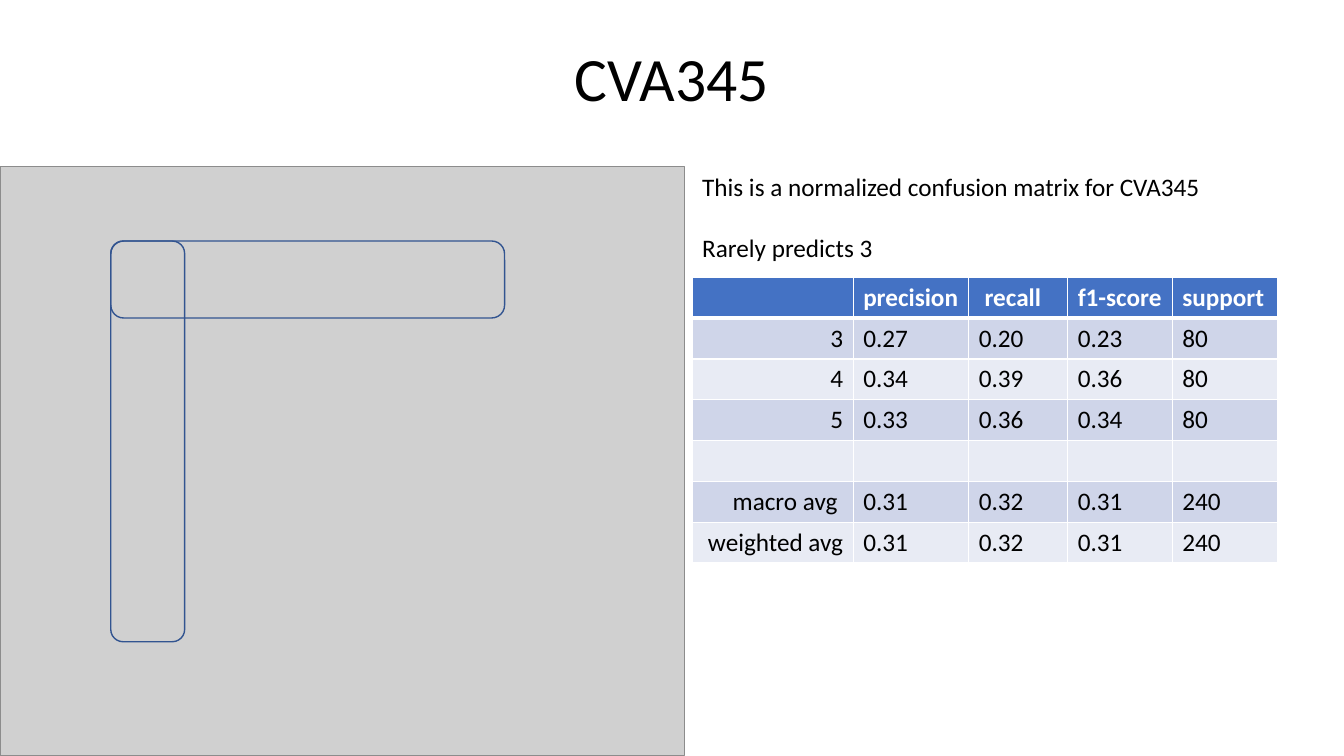
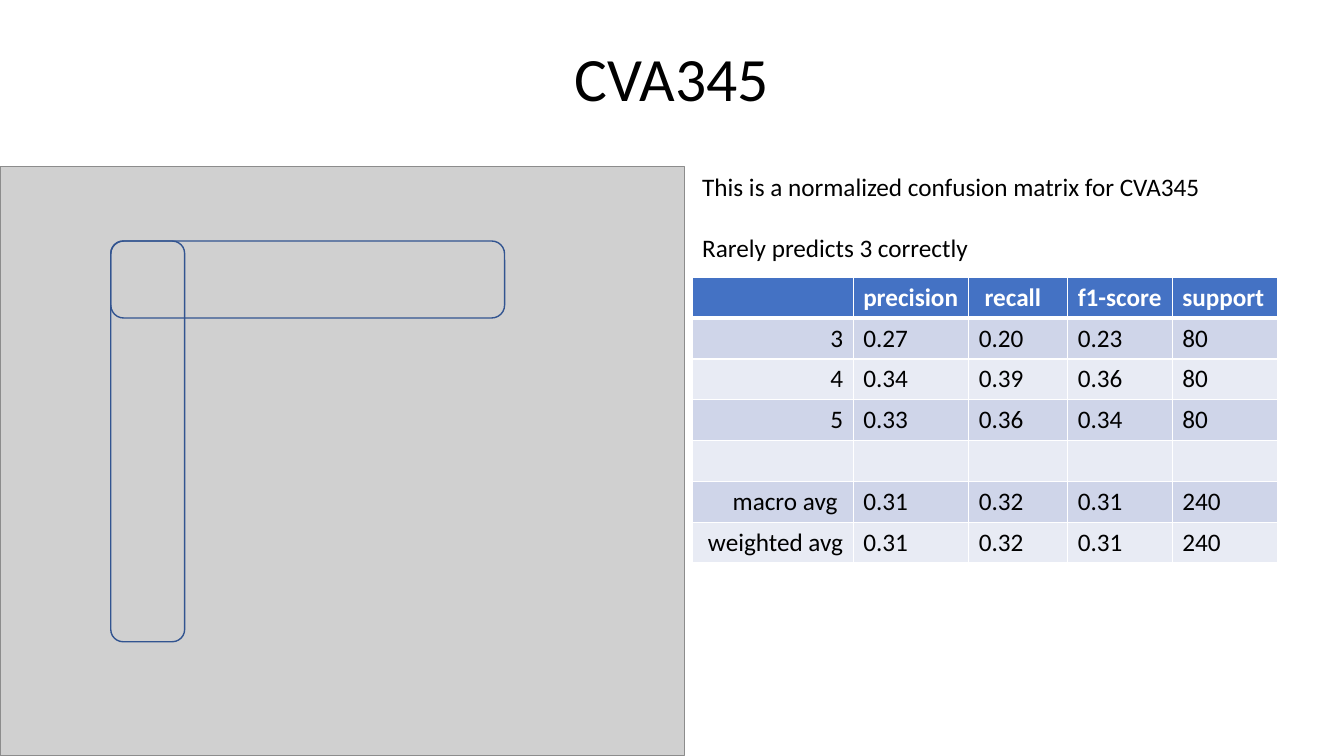
Before and after one commit to UnfairWraith/CN345, a slide deck: slide 17 of MLAI mini project.pptx. Drawn at 1344x756 pixels with LibreOffice and Linux fonts; fonts in the diff are those of the drawing; grey boxes stand for pictures. Boxes give left, top, right and bottom in pixels: in the first picture for what was removed or moved away, otherwise in the second. Text is boxed around its words. In the diff, an @@ line names an element or a change of style, - is before the commit and + after.

```diff
--- a/MLAI mini project.pptx
+++ b/MLAI mini project.pptx
@@ text at (702, 239, 968, 261): text changed @@
-Rarely predicts 3
+Rarely predicts 3 correctly
```
Also in this commit, not shown: 2 other slides changed, 1 slide removed, 1 other file.
